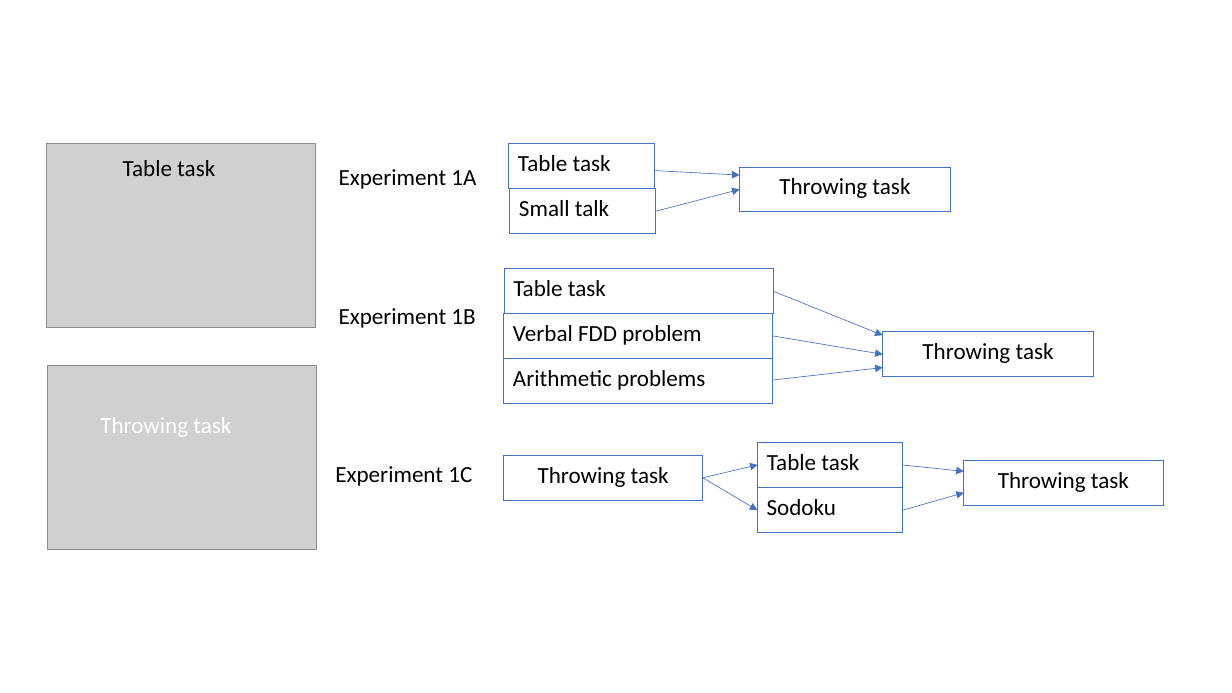
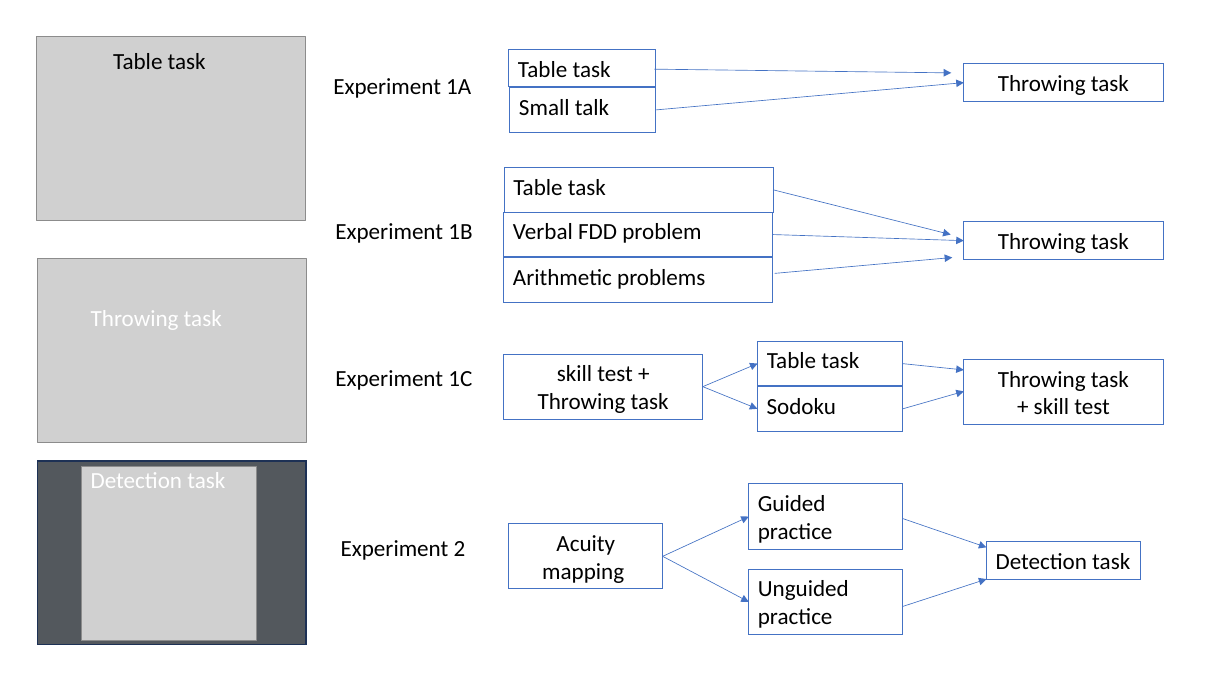
Before and after one commit to warren-james/Transfer_Paper, a slide deck: slide 1 of Experiment 1/FigureE1Methods.pptx. Drawn at 1232x693 pixels with LibreOffice and Linux fonts; fonts in the diff are those of the drawing; grey boxes stand for pictures. Boxes give left, top, right and bottom in pixels: in the first picture for what was removed or moved away, otherwise in the second. Text is boxed around its words. In the diff, an @@ line names an element or a change of style, - is before the commit and + after.

```diff
--- a/Experiment 1/FigureE1Methods.pptx
+++ b/Experiment 1/FigureE1Methods.pptx
@@ 2 pictures, 2 texts: place and size @@
-2 pictures, 2 texts at (46,143,316,550)
+2 pictures, 2 texts at (37,37,307,443)
@@ rectangle "Table task": place and size @@
-rectangle "Table task" at (509,143,654,188)
+rectangle "Table task" at (509,50,655,87)
@@ text "Experiment 1A": place and size @@
-text "Experiment 1A" at (339,169,476,189)
+text "Experiment 1A" at (333,78,471,98)
@@ arrow moved from (654, 171) - (739, 176) to (654, 69) - (952, 73) @@
@@ arrow moved from (655, 212) - (739, 189) to (655, 110) - (964, 82) @@
@@ rectangle "Throwing task": place and size @@
-rectangle "Throwing task" at (739,167,950,212)
+rectangle "Throwing task" at (964,64,1164,101)
@@ arrow moved from (774, 291) - (883, 335) to (774, 189) - (951, 235) @@
@@ text "Experiment 1B": place and size @@
-text "Experiment 1B" at (339,308,475,328)
+text "Experiment 1B" at (335,223,472,243)
@@ arrow moved from (774, 336) - (883, 354) to (774, 235) - (964, 240) @@
@@ rectangle "Throwing task": place and size @@
-rectangle "Throwing task" at (883,332,1093,376)
+rectangle "Throwing task" at (964,222,1164,259)
@@ arrow moved from (774, 380) - (883, 368) to (775, 274) - (953, 258) @@
@@ rectangle "skill test +": place and size @@
-rectangle "skill test +" at (504,456,703,500)
+rectangle "skill test +" at (504,354,703,420)
@@ text "Experiment 1C": place and size @@
-text "Experiment 1C" at (335,466,472,486)
+text "Experiment 1C" at (335,370,472,390)
@@ text in rectangle at (557,365,632,381): paragraph added @@
+skill test +
@@ arrow moved from (703, 478) - (758, 510) to (703, 386) - (758, 409) @@
@@ arrow moved from (703, 478) - (758, 465) to (703, 386) - (758, 363) @@
@@ 6 rectangles, 2 arrows: place and size @@
-6 rectangles, 2 arrows at (504,189,964,532)
+6 rectangles, 2 arrows at (504,88,964,431)
@@ rectangle "Throwing task": place and size @@
-rectangle "Throwing task" at (964,461,1164,506)
+rectangle "Throwing task" at (964,360,1164,425)
@@ text in rectangle at (1034,398,1109,414): paragraph added @@
++ skill test
@@ rectangle added at (38,461,306,645), fill #53585D, outline #1E3256 1 pt @@
@@ picture added at (81,467,256,641) @@
@@ text added at (91,472,225,488), 18 pt, text #FFFFFF @@
+Detection task
@@ rectangle added at (749,484,903,550), outline #4472C4 0.75 pt, 18 pt, text #000000 @@
+Guided practice
@@ rectangle added at (509,524,663,590), outline #4472C4 0.75 pt, 18 pt, text #000000 @@
+Acuity mapping
@@ arrow added from (663, 556) to (749, 517), #4472C4 0.5 pt @@
@@ arrow added from (903, 518) to (987, 547), #4472C4 0.5 pt @@
@@ text added at (341,540,466,560), 18 pt, text #000000 @@
+Experiment 2
@@ arrow added from (663, 556) to (749, 602), #4472C4 0.5 pt @@
@@ rectangle added at (749,569,903,635), outline #4472C4 0.75 pt, 18 pt, text #000000 @@
+Unguided practice
@@ rectangle added at (987,542,1141,579), outline #4472C4 0.75 pt, 18 pt, text #000000 @@
+Detection task
@@ arrow added from (903, 606) to (987, 579), #4472C4 0.5 pt @@
```
